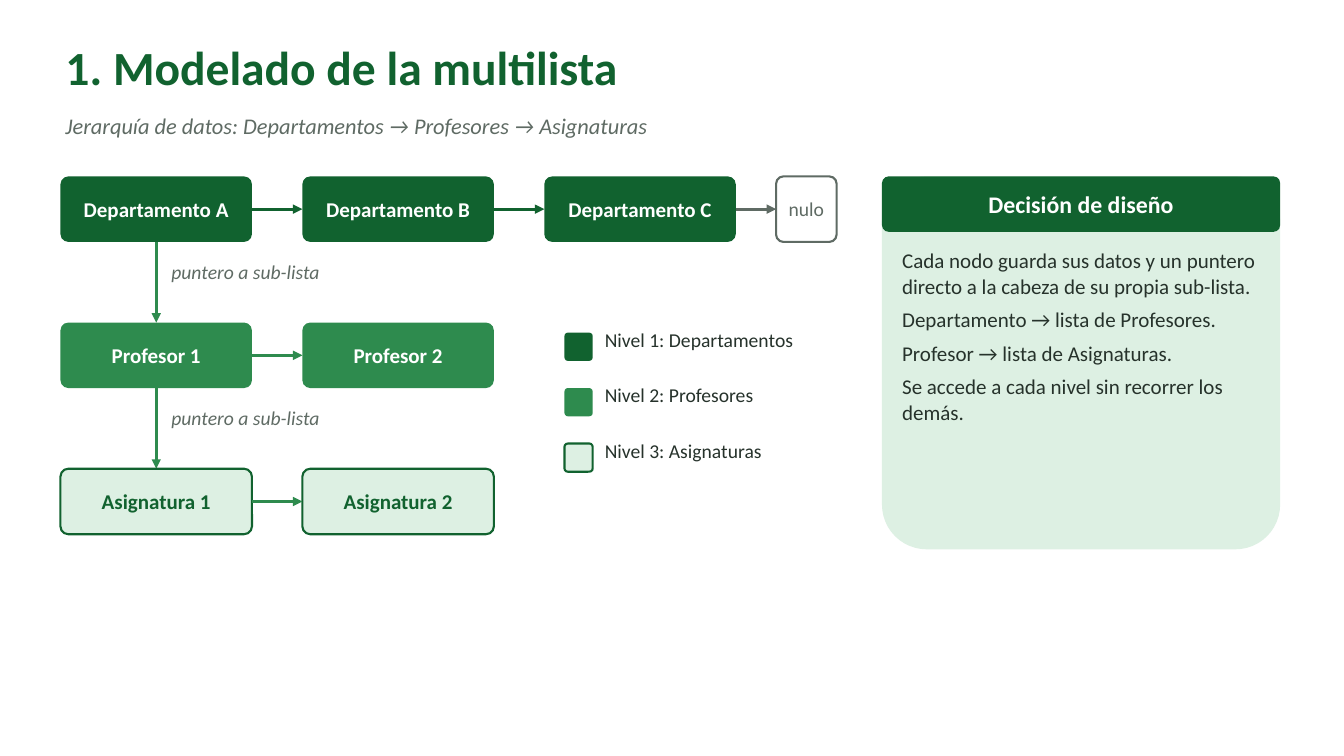
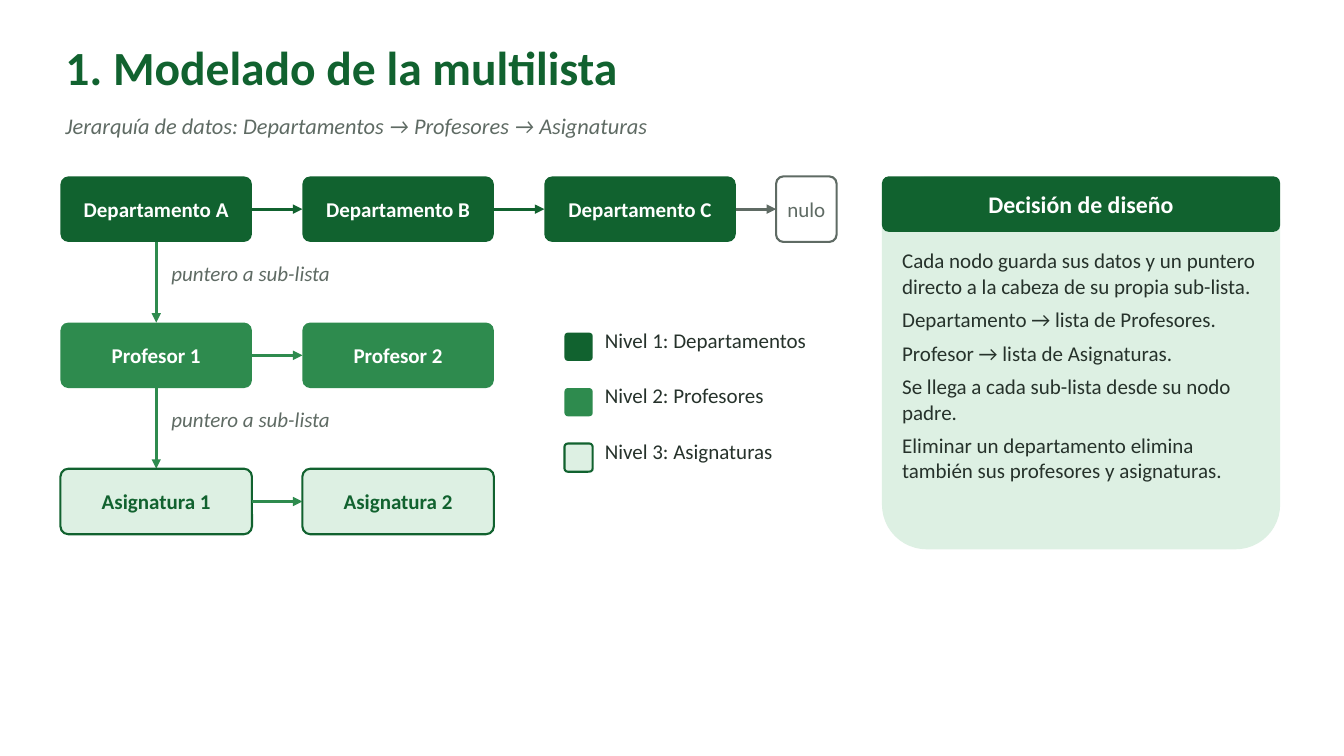
Before and after one commit to RelaxUniver/Parcial-2, a slide deck: slide 2 of documentación/Presentacíon.pptx. Drawn at 1344x756 pixels with LibreOffice and Linux fonts; fonts in the diff are those of the drawing; background and template pictures are left out. Boxes give left, top, right and bottom in pixels: in the first picture for what was removed or moved away, otherwise in the second. Text is boxed around its words. In the diff, an @@ line names an element or a change of style, - is before the commit and + after.

```diff
--- a/documentación/Presentacíon.pptx
+++ b/documentación/Presentacíon.pptx
@@ text at (902,379,1230,482): text changed @@
-Se accede a cada nivel sin recorrer los demás.
+Se llega a cada sub-lista desde su nodo padre.
+Eliminar un departamento elimina también sus profesores y asignaturas.
@@ size 14 to 15 pt in 6 elements at (776,176,837,242), (171,266,330,285), (171,412,330,431), (605,333,806,352), (605,388,763,403), (605,444,772,463) @@
```
Also in this commit, not shown: 3 other slides changed, 1 slide added.
